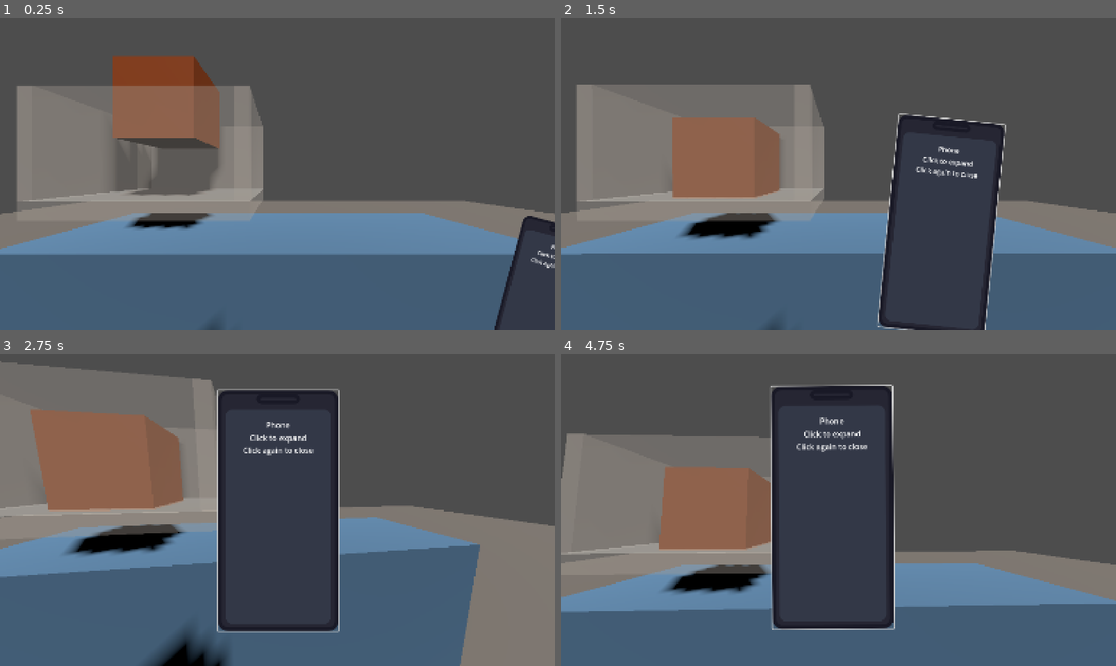
Above: before the commit, frames 1-4 (two rows, left to right).
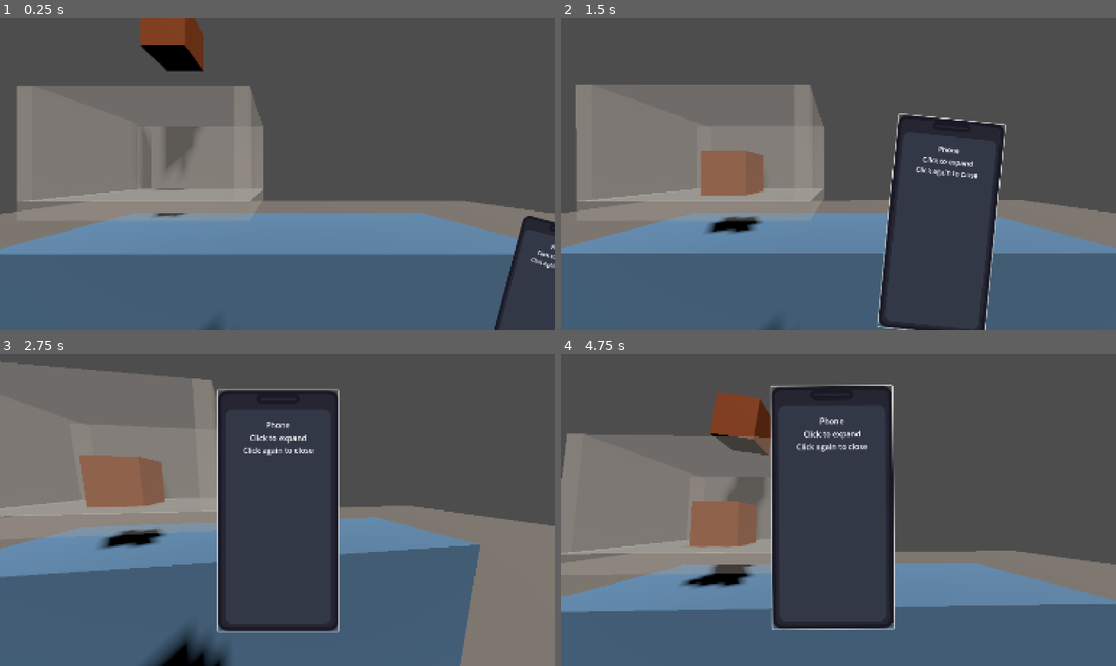
Above: after the commit, the same moments.

Repository: Filkspline/LastShift
Game: Godot game, scene res://scenes/testmain.tscn
Same seed, same stepped clock (60 frames per second), same inputs: the game is played once before the commit and once after it.
Inputs (mouse positions are in pixels of both pictures, inside the frame that each line leads up to):
- Up to frame 1 (0.25 s): no input
- Up to frame 2 (1.5 s): click (1104, 305) at 0.5 s; click (838, 174) at 1.25 s
- Up to frame 3 (2.75 s): click (543, 641) at 2 s
- Up to frame 4 (4.75 s): tap Enter at 2.75, 3.5, 4.25 s; move the mouse to (960, 494) at 2.77 s; click (960, 494) at 2.92 s; drag from (727, 525) to (810, 572) at 3.52 s; move the mouse to (894, 441) at 4.27 s; click (894, 441) at 4.42 s

The runs differ from the first frame. In frame 1, 9.1% of the frame differs, in the area x 20-40%, y 0-68%; in frame 2, 4.3%; in frame 3, 6.4%; in frame 4, 5.9%.

Commit message:
added an item spawner and fixed physics

Diff:
--- a/last-shift-ver-1/project.godot
+++ b/last-shift-ver-1/project.godot
@@ -18,3 +18,10 @@
 [autoload]
 
 Pixelator="*res://scripts/autoload/pixelator.gd"
+
+[physics]
+
+common/physics_ticks_per_second=240
+common/max_physics_steps_per_frame=12
+3d/default_gravity=9.799999999999997
+common/physics_interpolation=true
--- a/last-shift-ver-1/scenes/grocery_item.tscn
+++ b/last-shift-ver-1/scenes/grocery_item.tscn
@@ -3,10 +3,10 @@
 [ext_resource type="Script" uid="uid://bc22y101xrsjl" path="res://scripts/grocery_item.gd" id="1_tyffc"]
 
 [sub_resource type="BoxShape3D" id="BoxShape3D_1"]
-size = Vector3(0.5, 0.5, 0.5)
+size = Vector3(0.3020563, 0.31020737, 0.35009766)
 
 [sub_resource type="BoxMesh" id="BoxMesh_1"]
-size = Vector3(0.5, 0.5, 0.5)
+size = Vector3(0.3, 0.3, 0.3)
 
 [sub_resource type="StandardMaterial3D" id="StandardMaterial3D_1"]
 albedo_color = Color(0.8, 0.4, 0.2, 1)
@@ -19,11 +19,14 @@
 axis_lock_angular_x = true
 axis_lock_angular_y = true
 mass = 0.5
-gravity_scale = 2.0
+gravity_scale = 0.1
 freeze_mode = 1
+continuous_cd = true
+contact_monitor = true
 script = ExtResource("1_tyffc")
 
 [node name="CollisionShape3D" type="CollisionShape3D" parent="."]
+transform = Transform3D(1, 0, 0, 0, 1, 0, 0, 0, 1, 0.0029816628, 0.0034542084, 0.07495117)
 shape = SubResource("BoxShape3D_1")
 
 [node name="MeshInstance3D" type="MeshInstance3D" parent="."]
--- /dev/null
+++ b/last-shift-ver-1/scenes/grocery_spawner.tscn
@@ -0,0 +1,8 @@
+[gd_scene load_steps=3 format=3 uid="uid://b37rqy2bud8bo"]
+
+[ext_resource type="Script" uid="uid://vam6tfhyyaj4" path="res://scripts/grocery_spawner.gd" id="1_spawner"]
+[ext_resource type="PackedScene" uid="uid://dga6olju0chdd" path="res://scenes/grocery_item.tscn" id="2_ns6u7"]
+
+[node name="GrocerySpawner" type="Node3D"]
+script = ExtResource("1_spawner")
+grocery_item_scene = ExtResource("2_ns6u7")
--- a/last-shift-ver-1/scenes/testmain.tscn
+++ b/last-shift-ver-1/scenes/testmain.tscn
@@ -1,15 +1,16 @@
-[gd_scene load_steps=11 format=3 uid="uid://dlv8elkpu8sdj"]
+[gd_scene load_steps=12 format=3 uid="uid://dlv8elkpu8sdj"]
 
 [ext_resource type="Script" uid="uid://rk66aj3cs77e" path="res://scripts/camera_look.gd" id="1_camera"]
 [ext_resource type="PackedScene" uid="uid://cqht8mqfh4ojg" path="res://scenes/phone.tscn" id="2_u7vp4"]
 [ext_resource type="PackedScene" uid="uid://dga6olju0chdd" path="res://scenes/grocery_item.tscn" id="3_8cljg"]
 [ext_resource type="PackedScene" uid="uid://bawe2n6bmgohk" path="res://scenes/grocery_basket.tscn" id="4_mlspm"]
+[ext_resource type="PackedScene" uid="uid://b37rqy2bud8bo" path="res://scenes/grocery_spawner.tscn" id="5_41ujk"]
 
 [sub_resource type="PlaneMesh" id="PlaneMesh_1"]
 size = Vector2(20, 20)
 
 [sub_resource type="BoxShape3D" id="BoxShape3D_1"]
-size = Vector3(3, 1, 1)
+size = Vector3(3, 0.119262695, 1)
 
 [sub_resource type="BoxMesh" id="BoxMesh_1"]
 size = Vector3(3, 1, 1)
@@ -46,13 +47,16 @@
 
 [node name="Counter" type="StaticBody3D" parent="."]
 transform = Transform3D(1, 0, 0, 0, 1, 0, 0, 0, 1, 0, 0.5, -2)
+collision_layer = 3
 
 [node name="MeshInstance3D" type="MeshInstance3D" parent="Counter"]
 transform = Transform3D(1, 0, 0, 0, 1, 0, 0, 0, 1, 0, 0, 0.56346536)
+layers = 3
 mesh = SubResource("BoxMesh_1")
 surface_material_override/0 = SubResource("StandardMaterial3D_1")
 
 [node name="CollisionShape3D" type="CollisionShape3D" parent="Counter"]
+transform = Transform3D(1, 0, 0, 0, 1, 0, 0, 0, 1, 0, 0.44036865, 0.61433554)
 shape = SubResource("BoxShape3D_1")
 
 [node name="Player" type="CharacterBody3D" parent="."]
@@ -78,3 +82,6 @@
 transform = Transform3D(1, 0, 0, 0, 1, 0, 0, 0, 1, -0.7475903, 1.210836, -1.4079471)
 collision_layer = 3
 collision_mask = 3
+
+[node name="GrocerySpawner" parent="." instance=ExtResource("5_41ujk")]
+transform = Transform3D(1, 0, 0, 0, 1, 0, 0, 0, 1, -0.6880262, 3.5071797, -1.411204)
--- a/last-shift-ver-1/scripts/grocery_item.gd
+++ b/last-shift-ver-1/scripts/grocery_item.gd
@@ -38,6 +38,12 @@
 	# Set center of mass slightly lower for better tipping physics
 	center_of_mass_mode = RigidBody3D.CENTER_OF_MASS_MODE_CUSTOM
 	center_of_mass = Vector3(0, -0.1, 0)  # Slightly below center
+
+	# CRITICAL: Ensure continuous collision detection is enabled
+	continuous_cd = true
+
+	# Increase max contacts for better collision detection
+	max_contacts_reported = 4
 
 func setup_line():
 	var line_node = $Line3D
@@ -94,9 +100,19 @@
 
 func stop_drag():
 	is_dragging = false
-	gravity_scale = 2.0
-	linear_damp = damping  # Back to normal damping
-	angular_damp = rotation_damping  # Back to normal rotation damping
+	# FIXED: Use much lower gravity to prevent tunneling
+	gravity_scale = 0.5  # Was 2.0 - now much slower falling
+
+	# FIXED: Add more damping when released to slow it down
+	linear_damp = 1.5  # Increased from damping value
+	angular_damp = 2.0  # Increased rotation damping
+
+	# FIXED: Clamp the velocity on release to prevent it from being too fast
+	var current_linear_vel = linear_velocity
+	var max_release_speed = 3.0
+	if current_linear_vel.length() > max_release_speed:
+		linear_velocity = current_linear_vel.normalized() * max_release_speed
+
 	print("Stopped dragging item")
 
 func _physics_process(delta):
@@ -126,6 +142,11 @@
 
 		# Update line color based on speed
 		update_line_color()
+	else:
+		# FIXED: When not dragging, clamp velocity to prevent tunneling
+		var max_falling_speed = 5.0
+		if linear_velocity.length() > max_falling_speed:
+			linear_velocity = linear_velocity.normalized() * max_falling_speed
 
 	# Draw line
 	draw_line()
@@ -197,6 +218,6 @@
 	print("Line broke! Speed: ", current_velocity)
 	stop_drag()
 
-	# Add a little impulse away from mouse
+	# FIXED: Reduce impulse strength to prevent tunneling
 	var direction = (global_position - mouse_world_position).normalized()
-	apply_central_impulse(direction * 2.0)
+	apply_central_impulse(direction * 1.0)  # Reduced from 2.0
--- /dev/null
+++ b/last-shift-ver-1/scripts/grocery_spawner.gd
@@ -0,0 +1,53 @@
+extends Node3D
+
+# Spawner settings
+@export var spawn_interval: float = 2.0  # Seconds between spawns
+@export var spawn_height: float = 5.0  # Height above basket to spawn items
+@export var spawn_radius: float = 0.01  # Random offset from center
+@export var max_items: int = 20  # Maximum items before stopping spawn
+
+# References
+@export var grocery_item_scene: PackedScene
+var spawn_timer: Timer
+var item_count: int = 0
+
+func _ready():
+	# Create and setup timer
+	spawn_timer = Timer.new()
+	add_child(spawn_timer)
+	spawn_timer.wait_time = spawn_interval
+	spawn_timer.timeout.connect(_on_spawn_timer_timeout)
+	spawn_timer.start()
+
+	print("Grocery spawner ready!")
+
+func _on_spawn_timer_timeout():
+	if item_count >= max_items:
+		print("Max items reached, stopping spawner")
+		spawn_timer.stop()
+		return
+
+	spawn_item()
+
+func spawn_item():
+	if not grocery_item_scene:
+		print("Error: grocery_item_scene not assigned!")
+		return
+
+	# Create new item instance
+	var item = grocery_item_scene.instantiate()
+	get_parent().add_child(item)
+
+	# Random spawn position with slight offset
+	var random_offset = Vector3(
+		randf_range(-spawn_radius, spawn_radius),
+		0,
+		randf_range(-spawn_radius, spawn_radius)
+	)
+	item.global_position = global_position + Vector3(0, spawn_height, 0) + random_offset
+
+	# Random rotation on Z axis only
+	item.rotation.z = randf_range(0, TAU)
+
+	item_count += 1
+	print("Spawned item #", item_count)
Not shown, added: last-shift-ver-1/scripts/grocery_spawner.gd.uid
